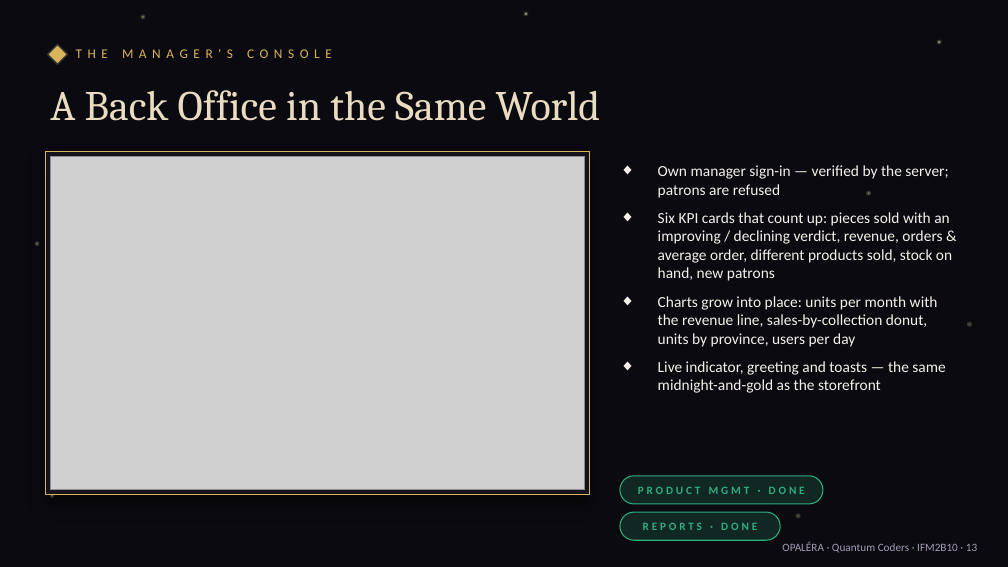
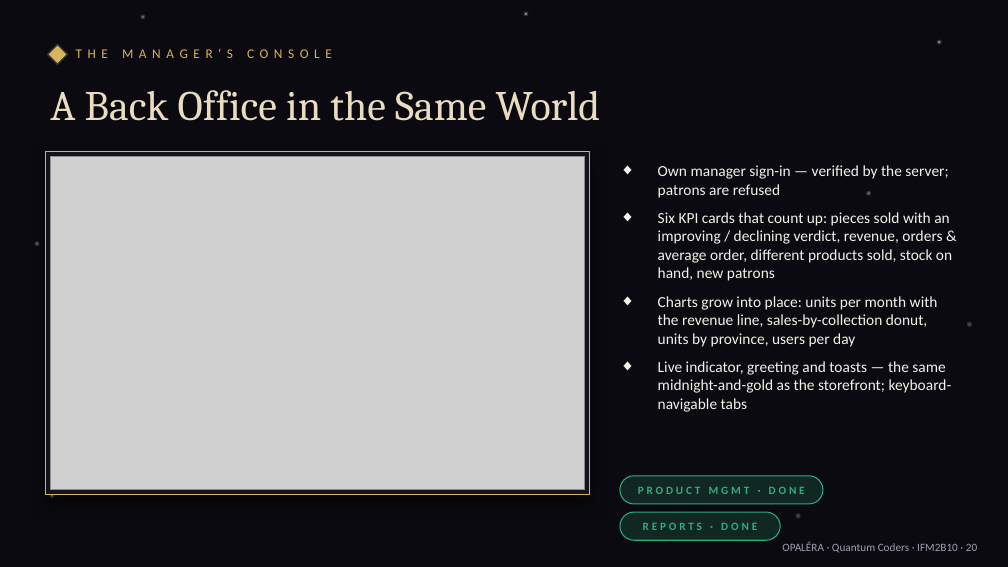
Before and after one commit to Thrivi17/Opalera, a slide deck: slide 20 of docs/OPALERA_Final_Presentation.pptx (slide 13 before the commit). Drawn at 1008x567 pixels with LibreOffice and Linux fonts; fonts in the diff are those of the drawing; grey boxes stand for pictures. Boxes give left, top, right and bottom in pixels: in the first picture for what was removed or moved away, otherwise in the second. Text is boxed around its words. In the diff, an @@ line names an element or a change of style, - is before the commit and + after.

```diff
--- a/docs/OPALERA_Final_Presentation.pptx
+++ b/docs/OPALERA_Final_Presentation.pptx
@@ text at <box>658,361,952,412</box>: text changed @@
-◆ Live indicator, greeting and toasts — the same midnight-and-gold as the storefront
+◆ Live indicator, greeting and toasts — the same midnight-and-gold as the storefront; keyboard-navigable tabs
@@ text at <box>782,542,977,553</box>: text changed @@
-OPALÉRA · Quantum Coders · IFM2B10 · 13
+OPALÉRA · Quantum Coders · IFM2B10 · 20
```
Also in this commit, not shown: 18 other slides changed, 8 slides added, 1 other file.
